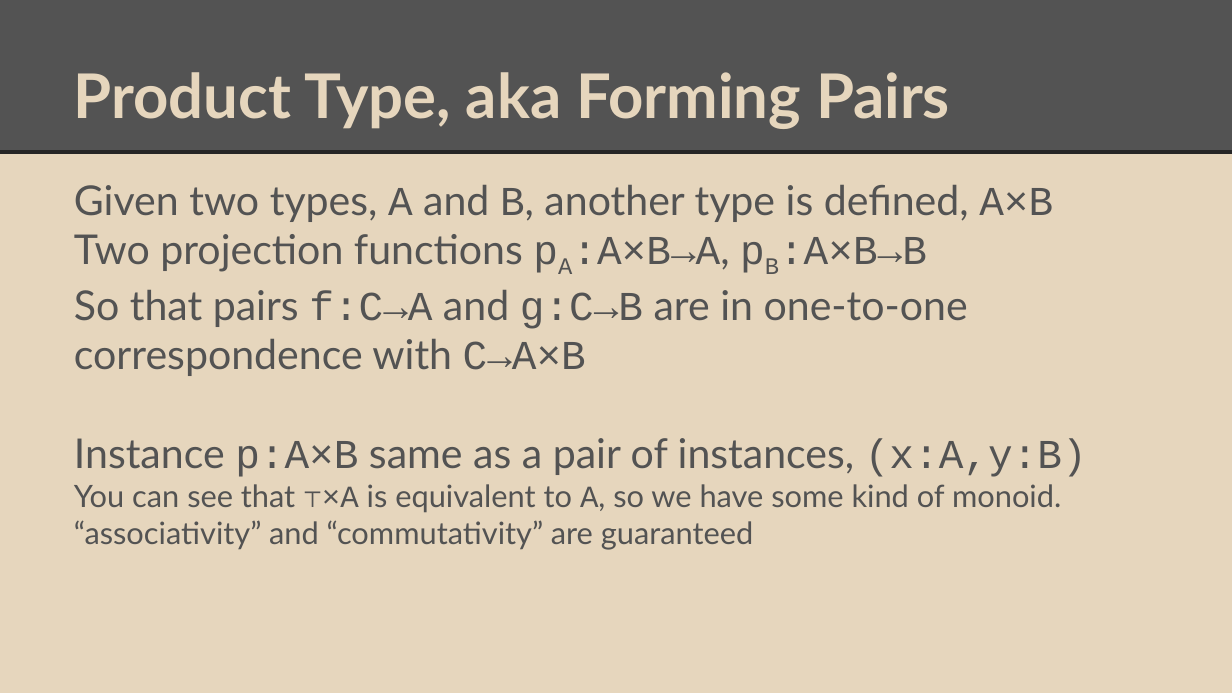
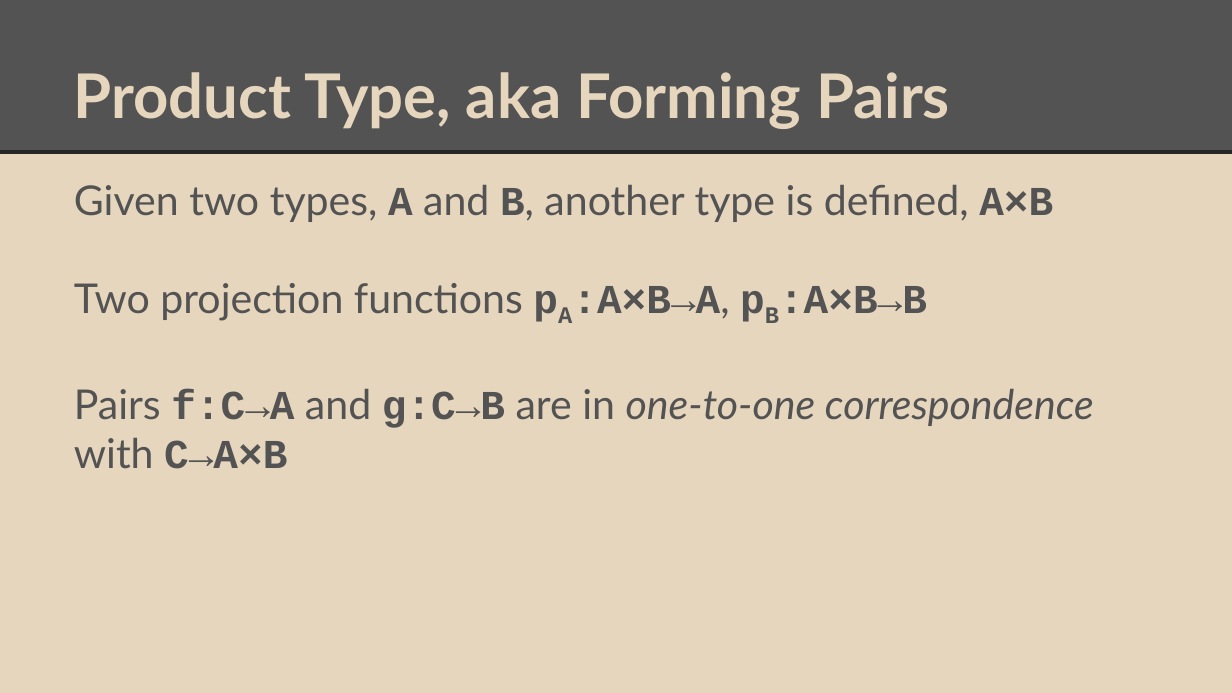
Before and after one commit to degoes-consulting/lambdaconf-2015, a slide deck: slide 12 of speakers/vpatryshev/intuitionistic-type-theory/IntroToIntuitionisticTypeTheory.pptx (slide 10 before the commit). Drawn at 1232x693 pixels with LibreOffice and Linux fonts; fonts in the diff are those of the drawing. Boxes give left, top, right and bottom in pixels: in the first picture for what was removed or moved away, otherwise in the second. Text is boxed around its words. In the diff, an @@ line names an element or a change of style, - is before the commit and + after.

Commit message:
Fixed some typos; split slides after John's suggestions.

```diff
--- a/speakers/vpatryshev/intuitionistic-type-theory/IntroToIntuitionisticTypeTheory.pptx
+++ b/speakers/vpatryshev/intuitionistic-type-theory/IntroToIntuitionisticTypeTheory.pptx
@@ text at bbox=[74, 185, 1053, 321]: bold on in "A B, A×B", "pA:A×B→A, pB:A×B→B" @@
@@ text at bbox=[74, 389, 1094, 469]: text changed @@
-So that pairs f:C→A and g:C→B are in one-to-one correspondence with C→A×B
-Instance p:A×B same as a pair of instances, (x:A,y:B)
-You can see that ⊤×A is equivalent to A, so we have some kind of monoid.
-“associativity” and “commutativity” are guaranteed
+Pairs f:C→A and g:C→B are in one-to-one correspondence with C→A×B
```
Also in this commit, not shown: 23 other slides changed, 4 slides added.
